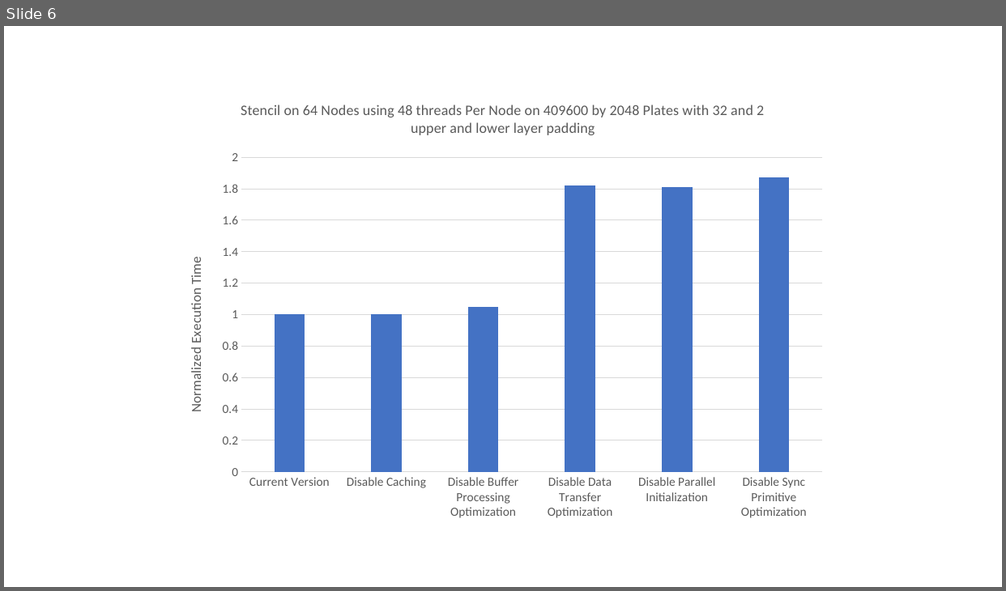
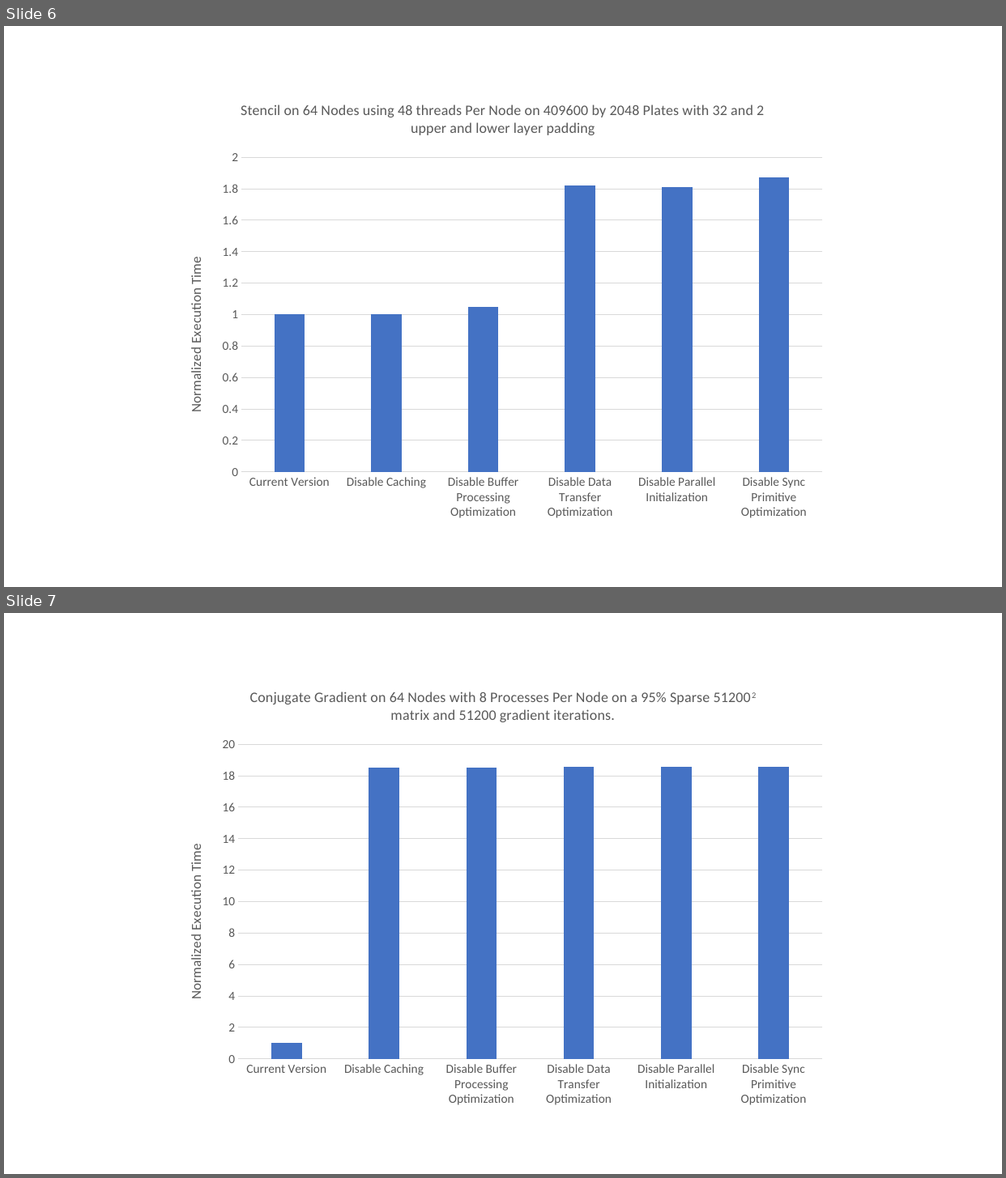
Before and after one commit to yanhaona/HighP5-Updated, a slide deck: experiments/segmented-mem/fugaku/charts-on-scaling-experiments.pptx. Shown one above the other, each under a label of ours: slide 6 before the commit, slides 6 and 7 after it. The pictures are 1006x591 and 1006x1178 pixels, drawn with LibreOffice and Linux fonts; fonts in the diff are those of the drawing. Boxes give left, top, right and bottom in pixels: in the first picture for what was removed or moved away, otherwise in the second. Text is boxed around its words. In the diff, an @@ line names an element or a change of style, - is before the commit and + after.

```diff
--- a/experiments/segmented-mem/fugaku/charts-on-scaling-experiments.pptx
+++ b/experiments/segmented-mem/fugaku/charts-on-scaling-experiments.pptx
@@ slide 7 added at (4,613,1002,1174), background #FFFFFF @@
@@ column chart added at (170,672,836,1116) @@
+title "Conjugate Gradient on 64 Nodes with 8 Processes Per Node on a 95% Sparse 512002 matrix and 51200 gradient iterations. "
+categories: Current Version, Disable Caching, Disable Buffer Processing Optimization, Disable Data Transfer Optimization, Disable Parallel Initialization, Disable Sync Primitive Optimization
+Series 1: 1, 18.5, 18.5, 18.6, 18.6, 18.6
```
Also in this commit, not shown: 9 other files.
